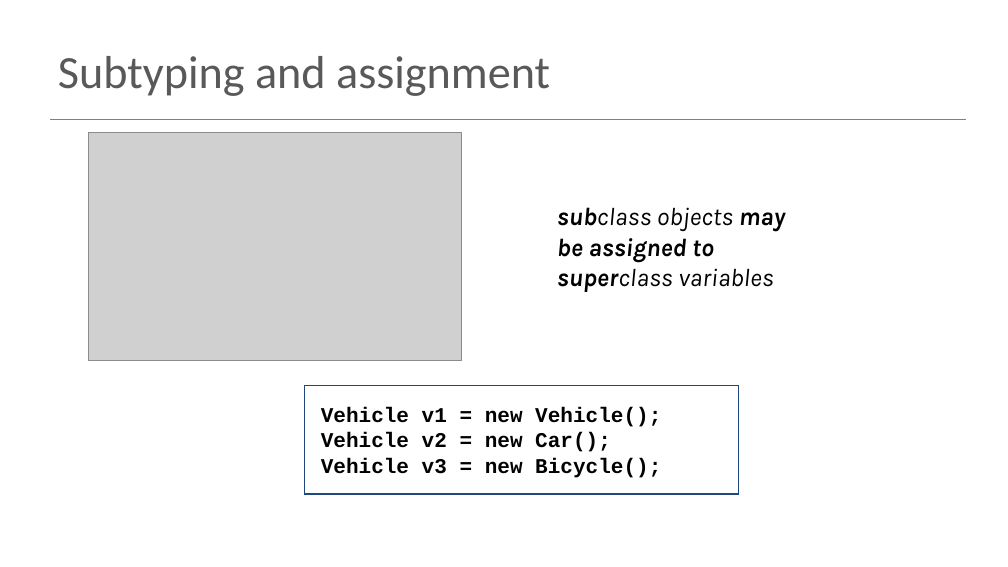
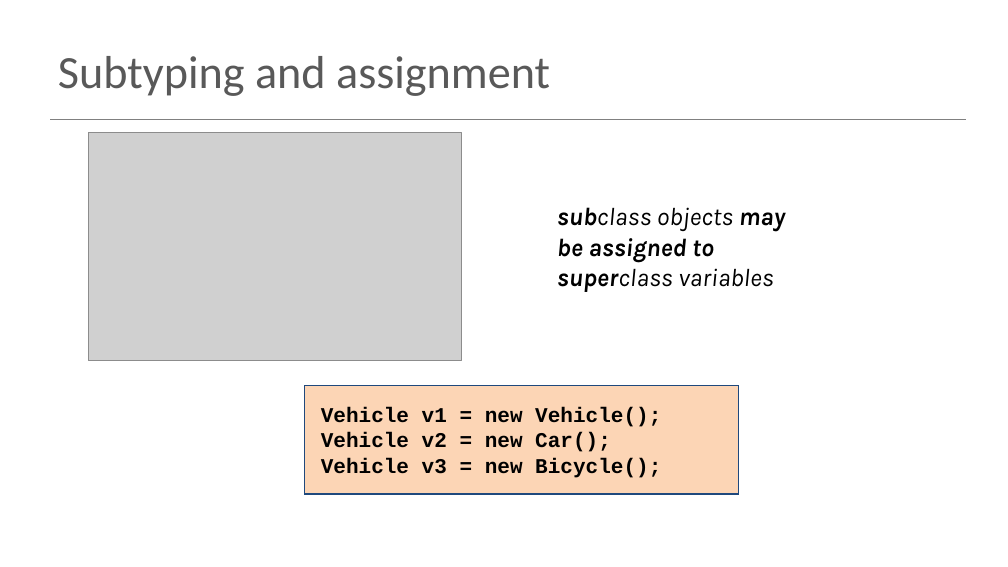
Before and after one commit to Programming-Fundamentals-SETU/prog-fund-2-jan-26, a slide deck: slide 10 of topic08-inheritance/unit-08a-lectures/talk-4-subtyping-substitution/a-subtyping-substitution.pptx. Drawn at 1008x567 pixels with LibreOffice and Linux fonts; fonts in the diff are those of the drawing; grey boxes stand for pictures. Boxes give left, top, right and bottom in pixels: in the first picture for what was removed or moved away, otherwise in the second. Text is boxed around its words. In the diff, an @@ line names an element or a change of style, - is before the commit and + after.

```diff
--- a/topic08-inheritance/unit-08a-lectures/talk-4-subtyping-substitution/a-subtyping-substitution.pptx
+++ b/topic08-inheritance/unit-08a-lectures/talk-4-subtyping-substitution/a-subtyping-substitution.pptx
@@ rectangle "Vehicle v1 = new Vehicle();" at box(305, 386, 739, 494): fill #FFFFFF to #FCD5B5 @@
```
Also in this commit, not shown: 4 other slides changed, 7 other files.
